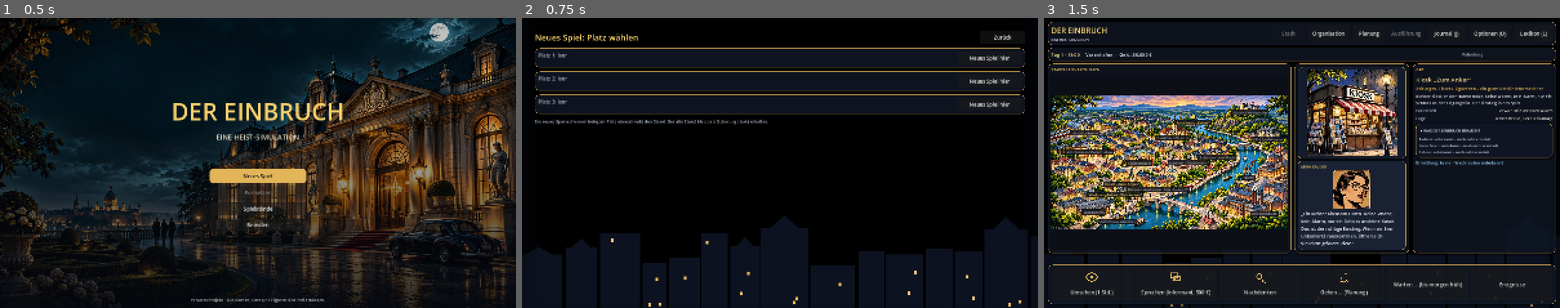
Above: before the commit, frames 1-3 (left to right).
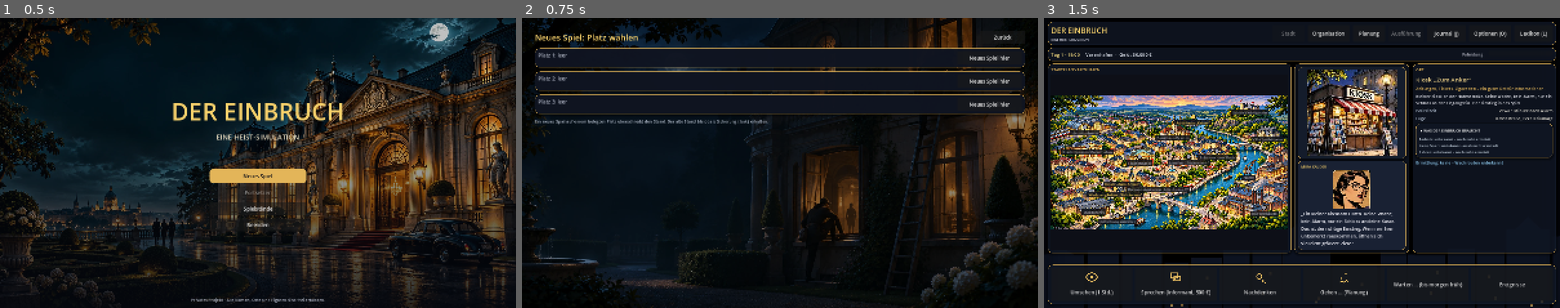
Above: after the commit, the same moments.

Repository: Martin1971-cloud/einbruch
Game: Godot game, scene res://scenes/main.tscn
Same seed, same stepped clock (60 frames per second), same inputs: the game is played once before the commit and once after it.
Inputs:
- Up to frame 1 (0.5 s): no input
- Up to frame 2 (0.75 s): click "Neues Spiel" at 0.5 s
- Up to frame 3 (1.5 s): click "Neues Spiel hier" at 1.25 s

Frame 1 is identical in both runs. In frame 2, 28% of the frame differs, in the area x 0-100%, y 0-100%; in frame 3, nothing differs.

Commit message:
Platzwahl: Einbruch-Bild als Vollflächen-Hintergrund
Co-Authored-By: Claude Haiku 5.5 <noreply@anthropic.com>
Claude-Session: https://claude.ai/code/session_01LKpSSULuighKXwyzAG3jU1

Diff:
--- a/godot/scripts/screens/slots.gd
+++ b/godot/scripts/screens/slots.gd
@@ -8,7 +8,12 @@
 
 func _ready() -> void:
 	set_anchors_preset(Control.PRESET_FULL_RECT)
-	add_child(UI.backdrop())
+	add_child(UI.backdrop("res://assets/art/bg_einbruch.webp"))
+	var schleier := ColorRect.new()
+	schleier.color = Color(0, 0, 0, 0.45)
+	schleier.set_anchors_and_offsets_preset(Control.PRESET_FULL_RECT)
+	schleier.mouse_filter = Control.MOUSE_FILTER_IGNORE
+	add_child(schleier)
 	var root := VBoxContainer.new()
 	root.add_theme_constant_override("separation", 14)
 	root.set_anchors_preset(Control.PRESET_FULL_RECT)
--- /dev/null
+++ b/godot/tests/pruef_slots_bild.gd
@@ -0,0 +1,25 @@
+extends SceneTree
+## Bildprüfung der Platzwahl (Hintergrund „Einbruch“).
+## Aufruf: godot --rendering-driver opengl3 --path . --script res://tests/pruef_slots_bild.gd -- <Ordner>
+var _frames := 0
+var _out := "/tmp"
+
+
+func _initialize() -> void:
+	var args := OS.get_cmdline_user_args()
+	if args.size() > 0:
+		_out = args[0]
+
+
+func _process(_d: float) -> bool:
+	_frames += 1
+	if _frames == 2:
+		var G = root.get_node("/root/Game")
+		G.reset()
+		var main = load("res://scenes/main.tscn").instantiate()
+		root.add_child(main)
+		main.go("slots")
+	if _frames == 30:
+		root.get_texture().get_image().save_png(_out.path_join("slots.png"))
+		quit(0)
+	return false
Binary file added: godot/assets/art/bg_einbruch.webp
Not shown, added: godot/assets/art/bg_einbruch.webp.import
